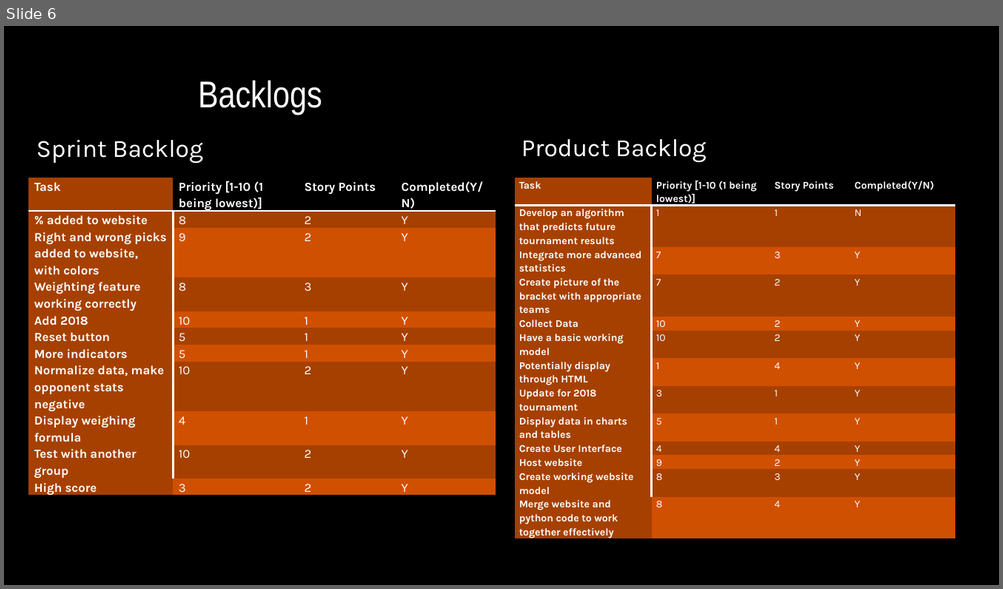
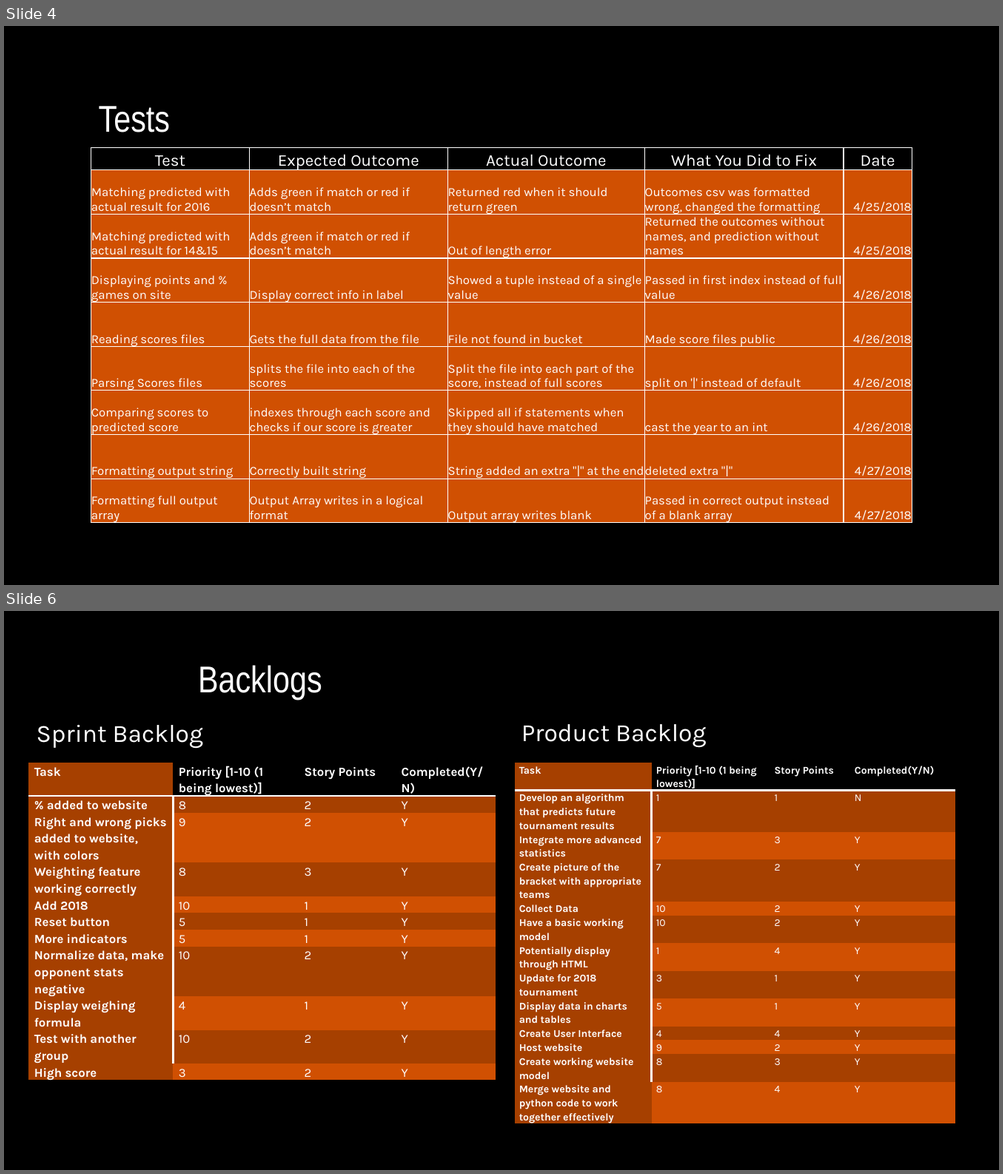
Before and after one commit to hattas/ncaa-bracket-predictor, a slide deck: documentation/sprint 4/Sprint 4 powerpoint.pptx. Shown one above the other, each under a label of ours: slide 6 before the commit, slides 4 and 6 after it; the slides between them are not shown. The pictures are 1003x589 and 1003x1174 pixels, drawn with LibreOffice and Linux fonts; fonts in the diff are those of the drawing; background and template pictures are left out. Boxes give left, top, right and bottom in pixels: in the first picture for what was removed or moved away, otherwise in the second. Text is boxed around its words. In the diff, an @@ line names an element or a change of style, - is before the commit and + after.

```diff
--- a/documentation/sprint 4/Sprint 4 powerpoint.pptx
+++ b/documentation/sprint 4/Sprint 4 powerpoint.pptx
@@ slide 4 added at (4, 26, 999, 585), background picture (left out) @@
@@ title added at (99, 106, 170, 133), 36 pt, text #FFFFFF @@
+Tests
@@ table added at (91, 148, 912, 526), 9 rows, 5 columns @@
+Test | Expected Outcome | Actual Outcome | What You Did to Fix | Date
+Matching predicted with actual result for 2016 | Adds green if match or red if doesn’t match | Returned red when it should return green | Outcomes csv was formatted wrong, changed the formatting | 4/25/2018
+Matching predicted with actual result for 14&15 | Adds green if match or red if doesn’t match | Out of length error | Returned the outcomes without names, and prediction without names | 4/25/2018
+Displaying points and % games on site | Display correct info in label | Showed a tuple instead of a single value | Passed in first index instead of full value | 4/26/2018
+Reading scores files | Gets the full data from the file | File not found in bucket | Made score files public | 4/26/2018
+Parsing Scores files | splits the file into each of the scores | Split the file into each part of the score, instead of full scores | split on '|' instead of default | 4/26/2018
+Comparing scores to predicted score | indexes through each score and checks if our score is greater | Skipped all if statements when they should have matched | cast the year to an int | 4/26/2018
+Formatting output string | Correctly built string | String added an extra "|" at the end | deleted extra "|" | 4/27/2018
+Formatting full output array | Output Array writes in a logical format | Output array writes blank | Passed in correct output instead of a blank array | 4/27/2018
```
Also in this commit, not shown: 6 slides changed, 1 slide removed, 4 other files.
